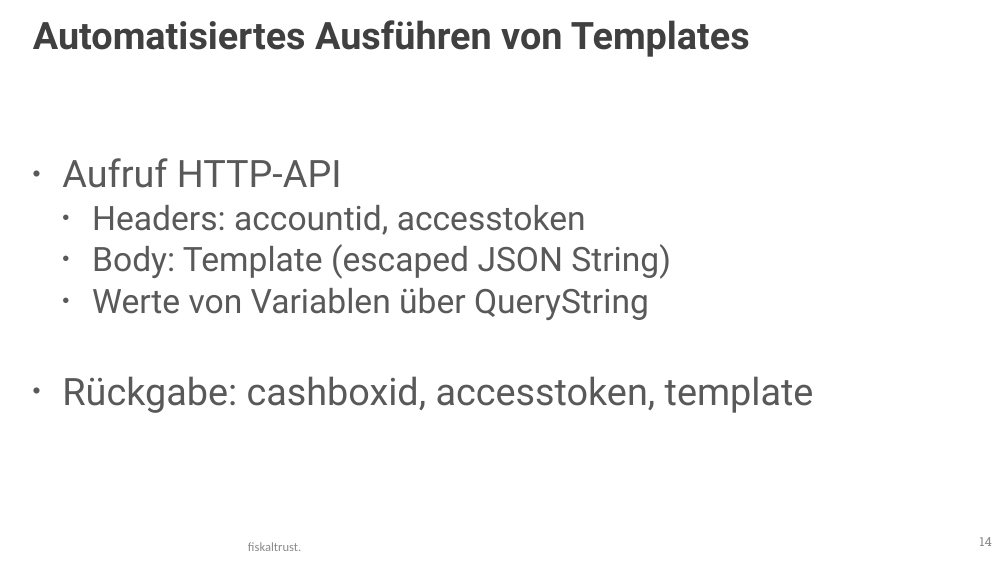
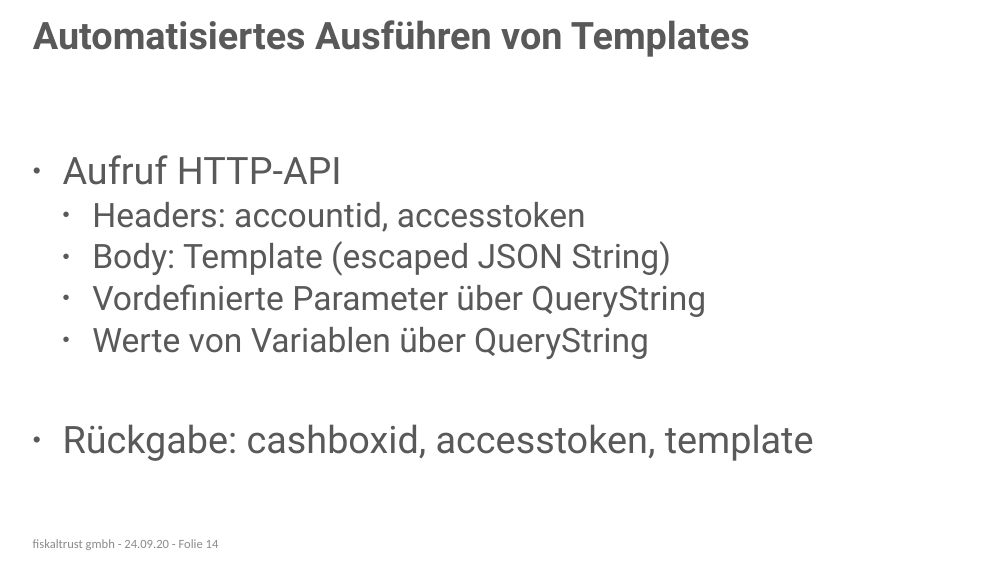
Before and after one commit to fiskaltrust/productdescription-de-doc, a slide deck: slide 14 of for-posdealers/presentation/tech/media/posdealer-tech-rollout.pptx. Drawn at 1008x567 pixels with LibreOffice and Linux fonts; fonts in the diff are those of the drawing; background and template pictures are left out. Boxes give left, top, right and bottom in pixels: in the first picture for what was removed or moved away, otherwise in the second. Text is boxed around its words. In the diff, an @@ line names an element or a change of style, - is before the commit and + after.

```diff
--- a/for-posdealers/presentation/tech/media/posdealer-tech-rollout.pptx
+++ b/for-posdealers/presentation/tech/media/posdealer-tech-rollout.pptx
@@ title "Automatisiertes Ausführen von Templates" at (x1=33, y1=20, x2=750, y2=57): text colour #404040 to #595959 @@
@@ text at (x1=92, y1=284, x2=706, y2=317): paragraph added @@
+  • Vordefinierte Parameter über QueryString
@@ text added at (x1=33, y1=539, x2=219, y2=550), 12 pt, text #8C8C8C @@
+fiskaltrust gmbh - 24.09.20 - Folie 14
@@ page number removed at (x1=979, y1=537, x2=991, y2=546) @@
-14
@@ text removed at (x1=248, y1=542, x2=301, y2=551) @@
-fiskaltrust.
```
Also in this commit, not shown: 21 other slides changed, 1 slide added.
